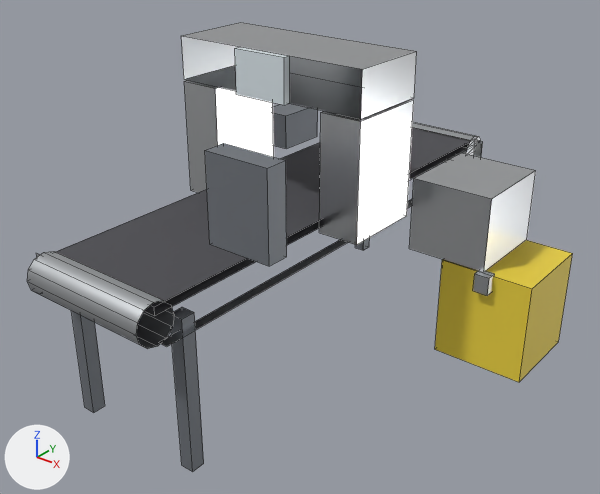
An edit to the FBX model Tools/butchery/fbx/SM_METAL_DETECTOR.fbx, drawn before and after from the same camera.
Camera for both pictures: a 50 mm lens placed at (2.247, -3.136, 2.5), pointed at (-0.115, -0.184, 0.669). The lights are fixed; the arrows at lower left show +X, +Y and +Z. The first picture is the older version. Mesh edges are drawn as thin lines.

Objects in the first picture: 'SM_METAL_DETECTOR'.
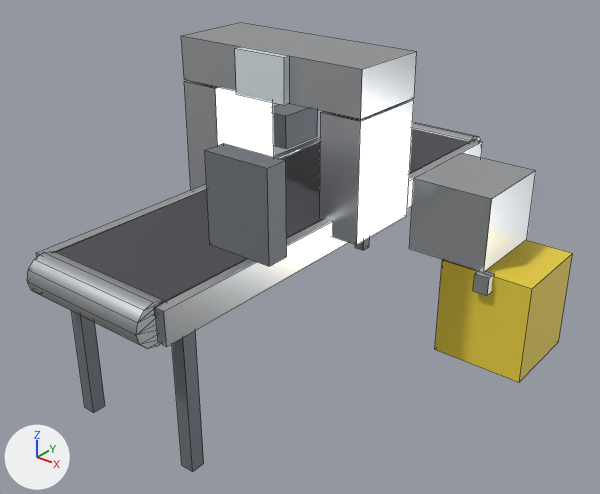
What differs and where, as boxes (x1, y1, x2, y2) in the pictures (600 x 494 px):
part 1 of me_sm_metal_detector_001, added
    after: (38, 36, 483, 349)

What the commit changed:
me_sm_metal_detector_001 is used by ob_sm_metal_detector; location (0.0, 0.0, 0.0).
me_sm_metal_detector_001 had 174 vertices, 136 faces and spanned x -0.9..0.9, y -1.4..1.4, z 0.0..1.63.
me_sm_metal_detector_001 now has 176 vertices, 159 faces and spans x -0.9..0.9, y -1.4..1.4, z 0.0..1.63.
Part 1, on me_sm_metal_detector_001:
2 vertices are added at (0.06, -1.3, 0.89), (0.11, -1.3, 0.89).
8 new faces join them, mat_m_butchery_stainless (light grey #dddfe2).
2 new faces join them, mat_m_butchery_rubber (dark grey #4b4b50).
13 new faces join them, mat_m_butchery_steelbrushed (light grey #c8cbce).
